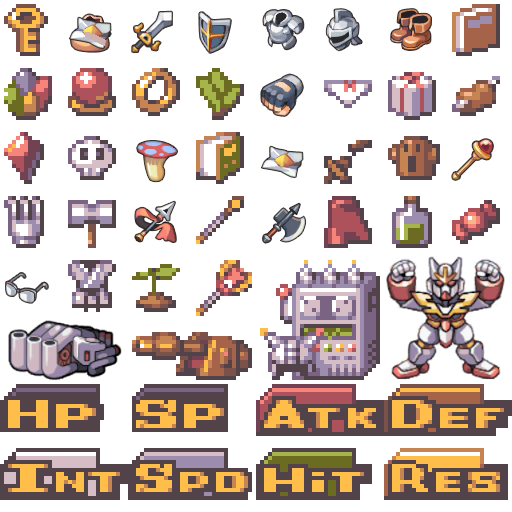
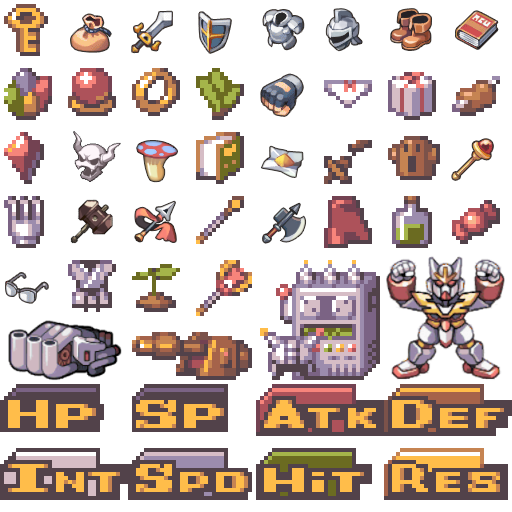
The second w=512, h=512 image is a revision of the first. Changes to its layers:
removed layer "Pasted Layer #1" over [68, 16, 112, 49]
added layer "Hammer" above "Hammer (old)" over [70, 199, 113, 244]
added layer "Skull" above "Skull (old)" over [73, 131, 121, 182]
added layer "Book" above "Book (old)" over [455, 10, 499, 50]
painted on "Menu_Icons.png" over [68, 4, 500, 248]
